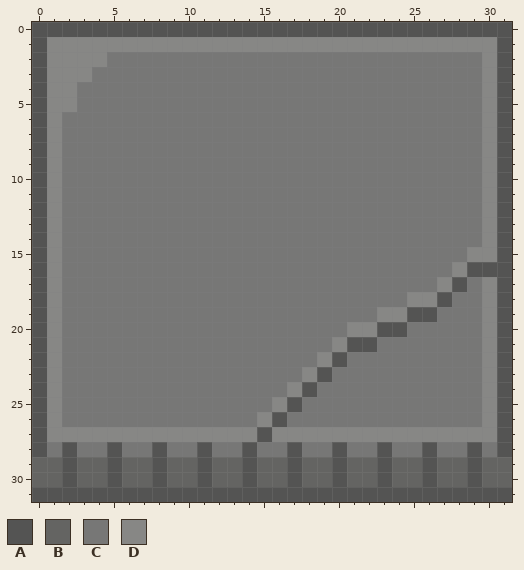
Edited in one commit: pixel-art file (Assets/Sprites/Tilesets/Level1/walltop_grey_tile1.aseprite). The first picture shows the starting point.
32x32 pixels, 1 frame. Colours within 5 levels of each other are drawn and written as one.
Palette (. is transparent): A #545453  B #646462  C #777776  D #878785
Pixels before, first column x 0:
 0 AAAAAAAAAAAAAAAAAAAAAAAAAAAAAAAA
 1 ADDDDDDDDDDDDDDDDDDDDDDDDDDDDDDA
 2 ADDDDCCCCCCCCCCCCCCCCCCCCCCCCCDA
 3 ADDDCCCCCCCCCCCCCCCCCCCCCCCCCCDA
 4 ADDCCCCCCCCCCCCCCCCCCCCCCCCCCCDA
 5 ADDCCCCCCCCCCCCCCCCCCCCCCCCCCCDA
 6 ADCCCCCCCCCCCCCCCCCCCCCCCCCCCCDA
 7 ADCCCCCCCCCCCCCCCCCCCCCCCCCCCCDA
 8 ADCCCCCCCCCCCCCCCCCCCCCCCCCCCCDA
 9 ADCCCCCCCCCCCCCCCCCCCCCCCCCCCCDA
10 ADCCCCCCCCCCCCCCCCCCCCCCCCCCCCDA
11 ADCCCCCCCCCCCCCCCCCCCCCCCCCCCCDA
12 ADCCCCCCCCCCCCCCCCCCCCCCCCCCCCDA
13 ADCCCCCCCCCCCCCCCCCCCCCCCCCCCCDA
14 ADCCCCCCCCCCCCCCCCCCCCCCCCCCCCDA
15 ADCCCCCCCCCCCCCCCCCCCCCCCCCCCDDA
16 ADCCCCCCCCCCCCCCCCCCCCCCCCCCDAAA
17 ADCCCCCCCCCCCCCCCCCCCCCCCCCDACDA
18 ADCCCCCCCCCCCCCCCCCCCCCCCDDACCDA
19 ADCCCCCCCCCCCCCCCCCCCCCDDAACCCDA
20 ADCCCCCCCCCCCCCCCCCCCDDAACCCCCDA
21 ADCCCCCCCCCCCCCCCCCCDAACCCCCCCDA
22 ADCCCCCCCCCCCCCCCCCDACCCCCCCCCDA
23 ADCCCCCCCCCCCCCCCCDACCCCCCCCCCDA
24 ADCCCCCCCCCCCCCCCDACCCCCCCCCCCDA
25 ADCCCCCCCCCCCCCCDACCCCCCCCCCCCDA
26 ADCCCCCCCCCCCCCDACCCCCCCCCCCCCDA
27 ADDDDDDDDDDDDDDADDDDDDDDDDDDDDDA
28 ACACCACCACCACCACCACCACCACCACCACA
29 BBABBABBABBABBABBABBABBABBABBABB
30 BBABBABBABBABBABBABBABBABBABBABB
31 AAAAAAAAAAAAAAAAAAAAAAAAAAAAAAAA
After:
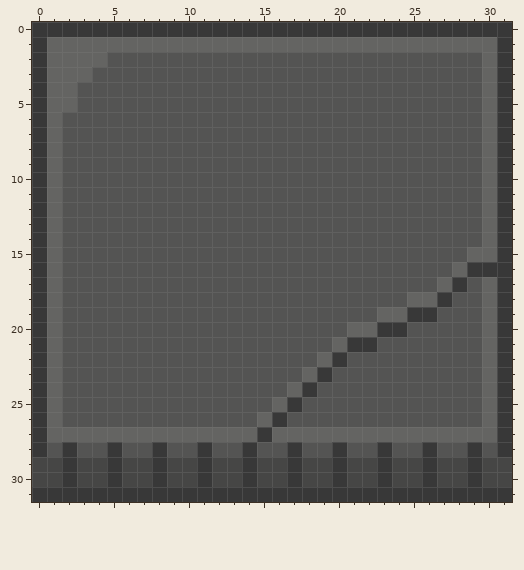
From old to new:
{"colour":"A","old":"#545453","new":"#383838"}
{"colour":"B","old":"#646462","new":"#464645"}
{"colour":"C","old":"#777776","new":"#545453"}
{"colour":"D","old":"#878785","new":"#646462"}
